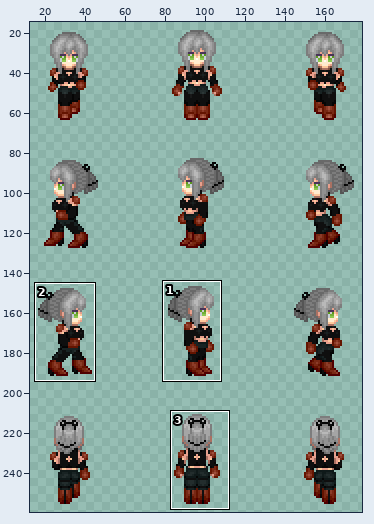
Sprite sheet: img/characters/MV_FF15_Aranea.png. The picture above shows the old version from afar; the outline marks the close-up.
Close-up. Old version:
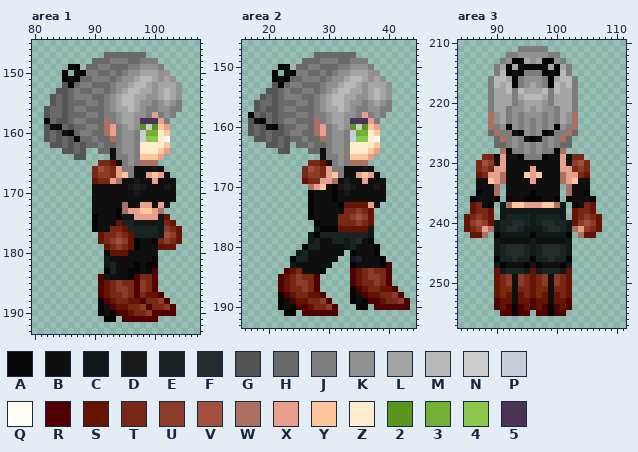
The file is 768x512 pixels. Colours within 5 levels of each other are drawn and written as one. Shown: area 1: x 80..107, y 145..193; area 2: x 16..44, y 146..193; area 3: x 84..111, y 210..257. The wide view leaves out empty margins. The commit also changed other parts of the picture, which this record leaves out.
Palette (. is transparent): A #050505  B #0f0f0f  C #0f1919  D #191919  E #192323  F #232d2d  G #555555  H #696969  J #7d7d7d  K #919191  L #a5a5a5  M #b9b9b9  N #cccccc  P #c6ced7  Q #fffff3  R #500000  S #641400  T #782814  U #8c3c28  V #a0503c  W #aa7162  X #e8a08d  Y #ffc89b  Z #ffebce  2 #5a961e  3 #73af37  4 #8cc850  5 #493357
Pixels before, area 1, first column x 82:
147 ..........HHHHHHH......
148 ........HHHJJJHHJJJ....
149 ....AA.HHJJHHHJJKKKJ...
150 ...A.BAJJHHJHJKKLLLKK..
151 ...ABAHHJJJHJKKLMMLKLK.
152 ...GAHJJHHHJKKLMMLKLLLK
153 ..GGHJHHJJHJKLMMLLKLMLK
154 .GHGHJJJHHJKLMMLLKKLMLK
155 .GHGHHHJJHJKLMMLKKJKLKJ
156 GHHGHJJHHHJKLLMLKJJKKJJ
157 GHHGHHHJJHJJKLLKKJXJKJ.
158 AHGGHJJHHHWJKLLK555XJ..
159 GBAHGHHJJHWXJKLK2N2YX..
160 GHGBAHJJHHWXJKKJP33ZY..
161 GHGHGAHHJHHWJKKJP44ZQ..
162 .GGHGHGHHJHHJKKJZZZZY..
163 ...GGHG..HHBJKKJZZZYX..
164 .....GG....BJJKJYYYX...
165 .........TTSBJKJWWW....
166 ........TVUTXJJBBBDB...
167 ........TUUTXYJBBXYXB..
168 ........STTXWBBDBBXBBB.
169 ........BBBBBBDEDBBBDB.
170 ........BBBBBBBDBBBBBB.
171 ........BBBBBBBBBBBBBB.
172 ........BBBBBWBBXXBXB..
173 ........BBBBAWXXYYXW...
174 ........ABBBACCXXXXCS..
175 ........ABBBSEECCCCCTS.
176 ........ABBTTSEEEEECUTS
177 .........STTUTSEEEECVUS
178 .........STUVUSABBATUTS
179 ..........STUTSABBBSSS.
180 ..........ASSSBBBBB....
181 ..........CBBBBBBBA....
182 ..........CEBBBABAA....
183 ..........AEBBAABAR....
184 .........RCBBBARTTR....
185 .........RSTUTTRUTR....
186 .........RSTUUTRUTR....
187 .........RSTTUTRTSSR...
188 .........ARSTTSSRTTUR..
189 .........ABRSSTTURTTUR.
190 .........ABARRSTTURRRR.
191 ..........AA.RRRRRR....
Pixels before, area 2, first column x 17:
148 ...........HHHHHHH.........
149 .........HHHJJJHHJJJ.......
150 .....AA.HHJJHHHJJKKKJ......
151 ....A.BAJJHHJHJKKLLLKK.....
152 ....ABAHHJJJHJKKLMMLKLK....
153 ....GAHJJHHHJKKLMMLKLLLK...
154 ...GGHJHHJJHJKLMMLLKLMLK...
155 ..GHGHJJJHHJKLMMLLKKLMLK...
156 .GHHGHHHJJHJKLMMLKKJKLKJ...
157 .GHGGHJJHHHJKLLMLKJJKKJJ...
158 AHGHGHHHJJHJJKLLKKJXJKJ....
159 GBAHGHJJHHHWJKLLK555XJ.....
160 GHGBAGHHJJHWXJKLK2N2YX.....
161 GHGHGGHJJHHWXJKKJP33ZY.....
162 .GGHGHGHHJHHWJKKJP44ZQ.....
163 ...GGHG.HHJHHJKKJZZZZY.....
164 .....GG...HHBJKKJZZZYX.....
165 ............BJJKJYYYX......
166 ..........TTSBJKJWWW.......
167 .........TVUTXJJBBBDB......
168 .........TUUTXYJBBXYXB.....
169 .........STTXXWBDBBXBBB....
170 ..........WXYBADEDBBBDB....
171 ..........ABBBABDBBBBBB....
172 ..........ABBBABBBBBBBB....
173 ..........ABBBBASSSSXB.....
174 ..........ABBBBBTTUTS......
175 ..........ABBBBTTUVUS......
176 ...........ABBBTTTUTS......
177 ...........CAAASSSSSC......
178 ..........CAEEEEEEEEC......
179 ..........CEBBEECEFBA......
180 .........AEEBBBBCEBBBA.....
181 ........CEBBBBBB.ABBBA.....
182 .......AEEBBBBB..CEBBBA....
183 .......CBBBBBB...ABBBBAR...
184 ......RSTBBBA....RSTUTTR...
185 .....RSTUTTR.....RSTUUTR...
186 .....RSTUUTR.....RSTTUTR...
187 .....RSTTUTR.....ARSTTSSR..
188 .....ARSTTSSR....ABRSSTTUR.
189 .....ABRSSTTUR...ABARRSTTUR
190 .....ABARRSTTUR...AA.RRRRRR
191 ......AA.RRRRRR............
Pixels before, area 3, first column x 85:
211 .........JJJJJ.........
212 .......JJKKKKKJJ.......
213 ......JKAALKLAAKJ......
214 .....JLALBAAABLALJ.....
215 .....JMABAJJJABAMJ.....
216 ....JMMLAJKKKJALMMJ....
217 ....JMLMAJKLKJAMLMJ....
218 ....JLLMJMLLLMJMLLJ....
219 ....JLLLJLMMMLJLLLJ....
220 ....JLLLJKLLLKJLLLJ....
221 ....JLLJKKLKLKKJLLJ....
222 ....WKLJKJKKKJKJLKW....
223 ....WKLJKJKJKJKJLKW....
224 ....WJKAKJKJKJKAKJW....
225 ....HWJJBAKJKABJJWH....
226 .....HWJKJBABJKJWH.....
227 .....HHJKJKJKJKJHH.....
228 ......WAJJKJKJJAW......
229 ...TTBXBBAJJJABBXBTT...
230 ..TVUBXBBBBBBBBBXBUVT..
231 ..TUTXXBBBBXBBBBXXTUT..
232 ..STXXWBBBYXYBBBWXXTS..
233 ..BBYXWBBBBXBBBBWXYBB..
234 ..BBBW.BBBBBBBBB.WBBB..
235 ..ABBW.BBBBABBBB.WBBA..
236 .ABBBA.ABBAAABBA.ABBBA.
237 .STBA.CWYYXXXYYWC.ABTS.
238 .STTS.CCCCCCCCCCC.STTS.
239 STUTS.CEEEECEEEEC.STUTS
240 SUVUSCEEFFECEFFEECSUVUS
241 STUXWCEFFECCCEFFECWXUTS
242 .SSW.ACCCCCACCCCCA.WSS.
243 .....CBBBBBCBBBBBC.....
244 .....CEFFFECEFFFEC.....
245 .....CEFFFECEFFFEC.....
246 .....AEEFEEAEEFEEA.....
247 .....CABBBACABBBAC.....
248 .....SCEEECSCEEECS.....
249 .....STUBUTSTUBUTS.....
250 .....STUBUTSTUBUTS.....
251 .....STTBTTSTTBTTS.....
252 .....STSBSTSTSBSTS.....
253 .....RSSBSSRSSBSSR.....
254 .....RSRARSRSRARSR.....
255 ......RRARR.RRARR......
After:
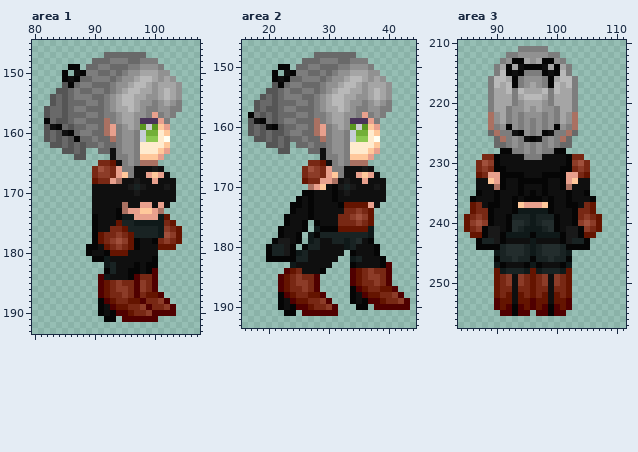
Diff:
Area 1:
The author put colour A in rows 177 to 178 at x 90; in row 179 at x 89 to 90; in row 180 at x 89; in row 181 at x 90 to 91.
The author put colour B in row 179 at x 91; in row 180 at x 90 to 91.
Area 2:
The author put colour A in row 171 at x 26; in row 172 at x 25; in row 173 at x 24 to 25; in row 174 at x 24; in row 175 at x 23; in row 176 at x 23 and 26.
The author put colour A in row 177 at x 22 and 26; in row 178 at x 22 and 25; in row 179 at x 21 and 25; in rows 180 to 181 at x 20 and 24; in row 182 at x 20 to 23.
The author put colour B in rows 172 to 173 at x 26; in row 174 at x 25 to 26; in row 175 at x 24 to 26; in row 176 at x 24 to 25; in row 177 at x 23 to 25; in row 178 at x 23 to 24.
The author put colour B in row 179 at x 24.
The author put colour D in row 179 at x 22 to 23; in rows 180 to 181 at x 23.
The author put colour E in rows 180 to 181 at x 21 to 22.
Area 3:
The author put colour A in row 234 at x 91 and 101; in row 237 at x 90 and 102; in row 243 at x 87 and 105; in row 244 at x 87 to 89 and 103 to 105.
Colour B becomes colour A in rows 229 to 230 at x 90 and 102; in row 232 at x 92 to 94 and 98 to 100; in row 233 at x 94 to 95 and 97 to 98; in rows 234 to 235 at x 94 and 98; in row 236 at x 93 and 99; in row 243 at x 91 and 101.
Colour C becomes colour A in row 238 at x 93 and 99; in row 242 at x 91 and 101; in row 244 at x 90 and 102.
Colour E becomes colour A in rows 239 to 240 at x 92 and 100.
Colour F becomes colour A in row 241 at x 92 and 100.
Colour S becomes colour A in rows 238 to 240 at x 89 and 103.
Colour W becomes colour A in row 228 at x 91 and 101; in rows 232 to 233 at x 91 and 101; in row 235 at x 90 and 102; in row 242 at x 88 and 104.
Colour X becomes colour A in row 231 at x 90 to 91 and 101 to 102; in row 233 at x 96; in row 241 at x 88 and 104.
Colour Y becomes colour A in row 237 at x 93 and 99.
The author put colour B in rows 235 to 236 at x 91 and 101; in rows 238 to 239 at x 90 and 102.
Colour A becomes colour B in row 229 at x 94 and 98; in row 236 at x 92 and 100.
Colour C becomes colour B in row 237 at x 91 and 101; in row 238 at x 91 to 92 and 100 to 101; in row 239 at x 91 and 101; in row 240 at x 90 and 102.
Colour E becomes colour B in rows 240 to 241 at x 91 and 101.
Colour W becomes colour B in row 237 at x 92 and 100.
Colour X becomes colour B in rows 229 to 230 at x 91 and 101; in rows 231 to 232 at x 96.
Colour Y becomes colour B in row 232 at x 95 and 97.
The author put colour D in row 242 at x 89 and 103.
Colour A becomes colour D in row 242 at x 90 and 102.
Colour C becomes colour D in row 241 at x 90 and 102; in row 243 at x 90 and 102.
Colour W becomes colour D in row 241 at x 89 and 103.
The author put colour E in row 243 at x 88 to 89 and 103 to 104.
